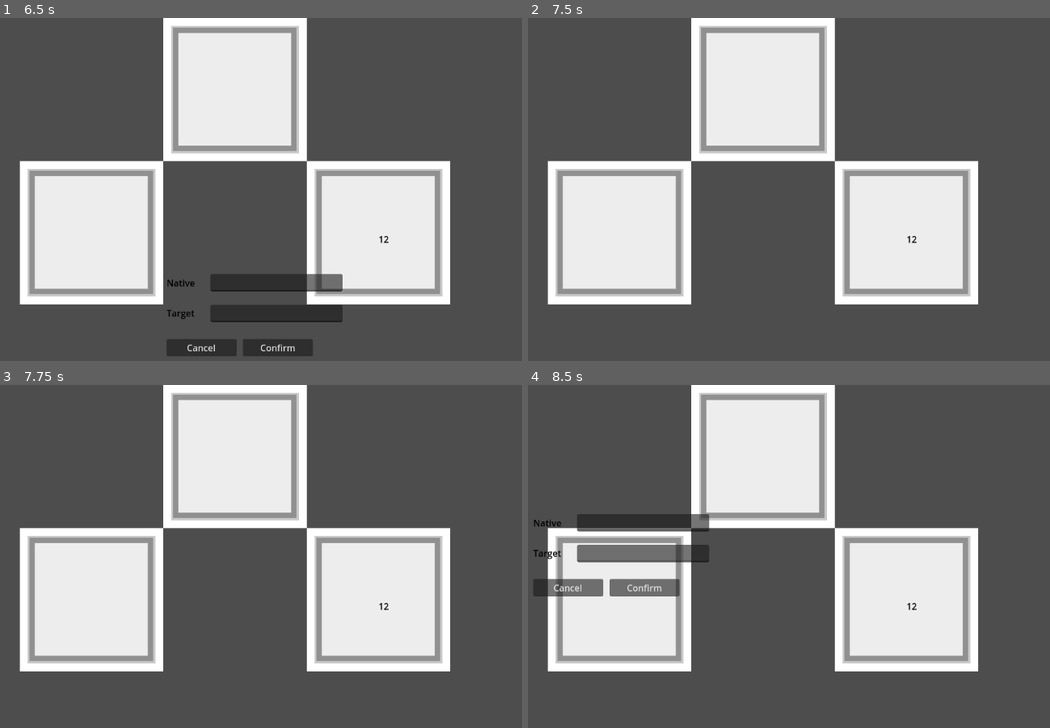
Above: before the commit, frames 1-4 (two rows, left to right).
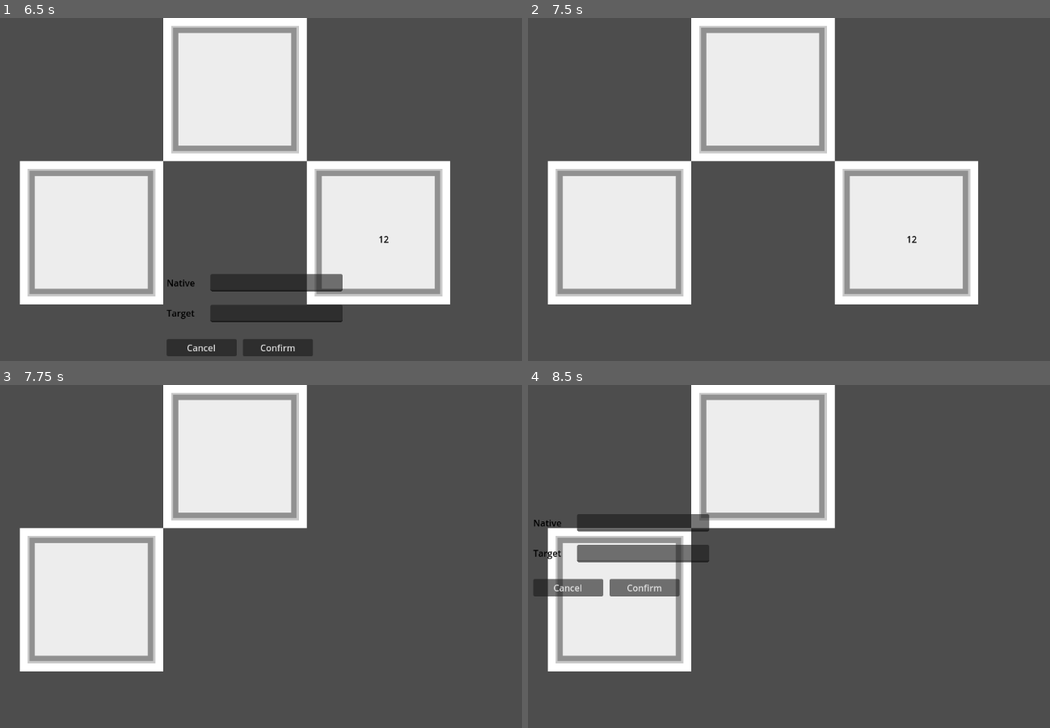
Above: after the commit, the same moments.

Repository: koljapluemer/vocab-city
Game: Godot game, scene res://scenes/map.tscn
Same seed, same stepped clock (60 frames per second), same inputs: the game is played once before the commit and once after it.
Inputs (mouse positions are in pixels of both pictures, inside the frame that each line leads up to):
- Up to frame 1 (6.5 s): tap Enter at 0.5, 4.25 s; move the mouse to (339, 182) at 0.52 s; click (339, 182) at 0.6 s; right-click (339, 182) at 0.8 s; click (448, 192) at 1.27 s; type "12" at 1.35 s; click (448, 223) at 1.5 s; type "12" at 1.58 s; click "Confirm" at 2 s; tap Space at 2.75, 5.75 s; move the mouse to (67, 216) at 2.77 s; right-click (67, 216) at 2.85 s; click (67, 216) at 3.05 s; click "Confirm" at 3.5 s; move the mouse to (266, 120) at 4.27 s; click (266, 120) at 4.35 s; right-click (266, 120) at 4.55 s; click "Confirm" at 5 s; move the mouse to (167, 271) at 5.77 s; right-click (167, 271) at 5.85 s; click (167, 271) at 6.05 s
- Up to frame 2 (7.5 s): click "Cancel" at 6.5 s; tap Enter at 7.25 s; move the mouse to (919, 254) at 7.27 s; click (919, 254) at 7.35 s
- Up to frame 3 (7.75 s): right-click (391, 621) at 7.55 s
- Up to frame 4 (8.5 s): tap Space at 8 s; move the mouse to (533, 511) at 8.02 s; right-click (533, 511) at 8.1 s; click (533, 511) at 8.3 s

Frames 1-2 are identical in both runs. In frame 3, 12% of the frame differs, in the area x 58-87%, y 41-84%; in frame 4, 12%.

Commit message:
restructure data and allow deleting tiles

Diff:
--- a/scenes/classes/Vocab.gd
+++ b/scenes/classes/Vocab.gd
@@ -2,19 +2,21 @@
 
 var native_word: String;
 var target_word: String;
-var x: int;
-var y: int;
+var map_x: int;
+var map_y: int;
+var ui: Node;
 
-func _init(in_native_word, in_target_word, in_x, in_y):
+func _init(in_native_word, in_target_word, in_x, in_y, in_ui):
 	native_word = in_native_word
 	target_word = in_target_word
-	x = in_x
-	y = in_y
+	map_x = in_x
+	map_y = in_y
+	ui = in_ui
 
 func as_json():
 	return {
-		"x": self.x,
-		"y": self.y,
+		"map_x": self.map_x,
+		"map_y": self.map_y,
 		"native_word": self.native_word,
 		"target_word": self.target_word
 	}
--- a/scenes/map.gd
+++ b/scenes/map.gd
@@ -5,7 +5,7 @@
 var vocabs = []
 
 var editModeActive = false
-var activeCoords
+var activeMapCoords
 
 func _ready():
 	load_vocabs()
@@ -21,6 +21,20 @@
 			open_dialog(pos.x, pos.y)
 			save_vocabs()
 
+	if (Input.is_action_just_pressed("mb_right")):
+		delete_tile(get_global_mouse_position())
+
+
+func delete_tile(pos):
+	var mapPos = local_to_map(pos)
+	print("deleting tile on pos", pos)
+	for vocab in vocabs:
+		if (vocab.map_x == mapPos.x && vocab.map_y == mapPos.y):
+			print("found vocab obj")
+			vocab.ui.queue_free()
+			vocabs.erase(vocab)
+			save_vocabs()
+	set_cell(0, mapPos, 0, Vector2(-1, -1))
 
 func close_dialog():
 	editModeActive = false
@@ -29,8 +43,8 @@
 
 func open_dialog(x, y):
 	var dialog = dialogPrefab.instantiate()
-	activeCoords = Vector2(x, y)
-	dialog.set_position(activeCoords)
+	activeMapCoords = local_to_map(Vector2(x, y))
+	dialog.set_position(Vector2(x, y))
 	add_child(dialog)
 	# confirm button
 	var confirmButton = dialog.get_node("ButtonConfirm")
@@ -45,29 +59,31 @@
 func _on_dialog_confirm():
 	var native_word = get_node("NewWordDialog").get_node("EditNative").text
 	var target_word =  get_node("NewWordDialog").get_node("EditTarget").text
-	add_vocab_node(native_word, target_word, activeCoords.x, activeCoords.y)
+	add_vocab_node(native_word, target_word, activeMapCoords.x, activeMapCoords.y)
 	close_dialog()
 
 func is_tile_free(mapPos):
 	return !get_cell_tile_data(0, mapPos)
 
 func add_vocab_node(native_word, target_word, x, y):
-	var mapPos = local_to_map(Vector2(x, y))
 
 	# skip if tile is already occupied
-	if !is_tile_free(mapPos):
+	if !is_tile_free(Vector2(x, y)):
 		print("location occupied")
 		return
-	var vocab = Vocab.new(native_word, target_word, x, y)
+
+	var targetLabel = targetLabelPrefab.instantiate()
+	var textPos = map_to_local(Vector2(x, y))
+	targetLabel.set_position(textPos)
+	targetLabel.text = target_word
+	add_child(targetLabel)
+
+	var vocab = Vocab.new(native_word, target_word, x, y, targetLabel)
 	vocabs.append(vocab)
 
-	set_cell(0, mapPos, 0, Vector2(0,0))
+	set_cell(0, Vector2(x, y), 0, Vector2(0,0))
 
-	var targetLabel = targetLabelPrefab.instantiate()
-	var textPos = map_to_local(mapPos)
-	targetLabel.set_position(textPos)
-	targetLabel.text = vocab.target_word
-	add_child(targetLabel)
+
 
 
 func save_vocabs():
@@ -98,4 +114,5 @@
 		# Get the data from the JSON object
 		var node_data = json.get_data()
 		print("adding node", node_data)
-		add_vocab_node(node_data.native_word, node_data.target_word, node_data.x, node_data.y)
+
+		add_vocab_node(node_data.native_word, node_data.target_word, node_data.map_x, node_data.map_y)
--- a/scenes/prefabs/NewWordDialog.tscn
+++ b/scenes/prefabs/NewWordDialog.tscn
@@ -46,6 +46,7 @@
 text = "Cancel"
 
 [node name="ButtonConfirm" type="Button" parent="."]
+layout_mode = 0
 offset_left = 136.0
 offset_top = 120.0
 offset_right = 261.0
Not shown, changed: TODO.md
